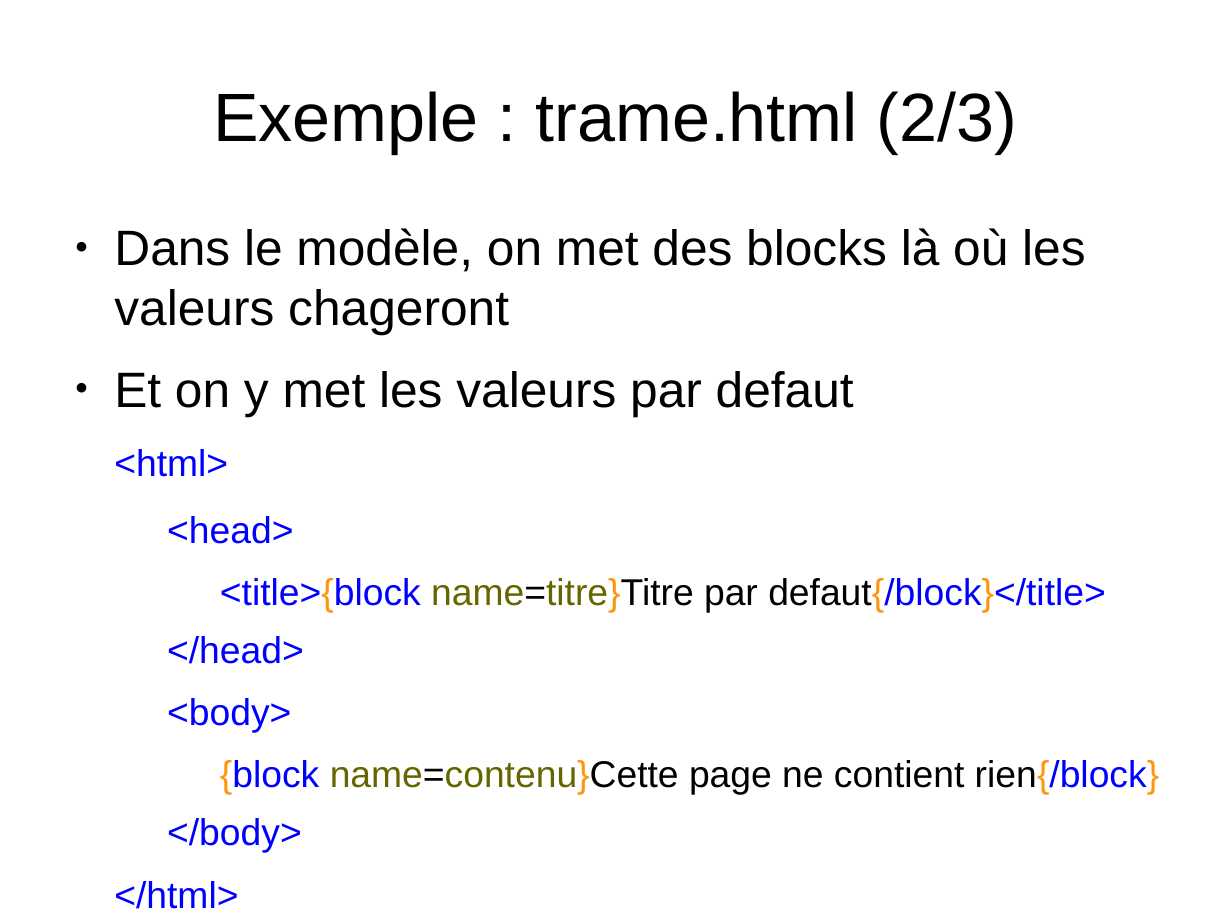
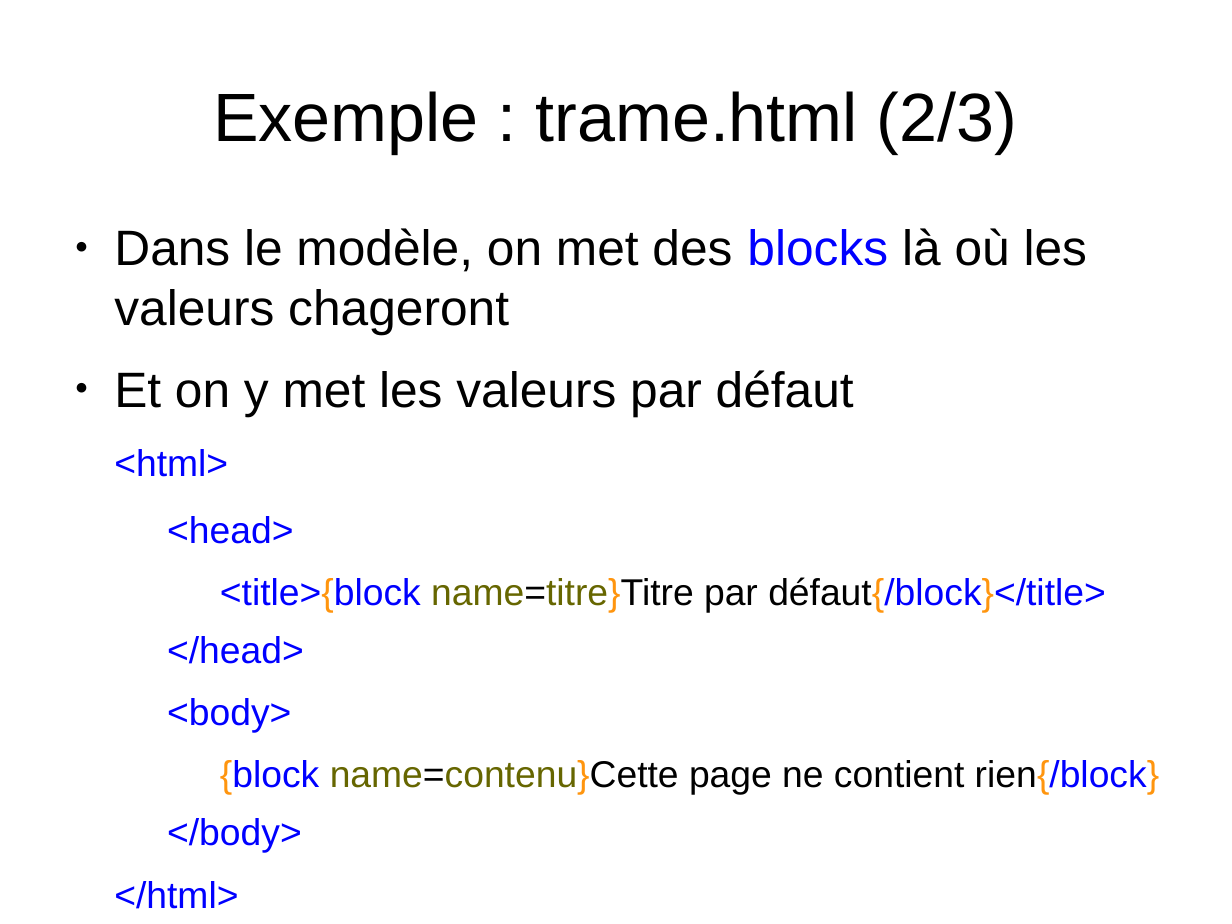
Before and after one commit to sion77/Bob-Project, a slide deck: slide 19 of docs/smarty.odp. Drawn at 1232x924 pixels with LibreOffice and Linux fonts; fonts in the diff are those of the drawing. Boxes give left, top, right and bottom in pixels: in the first picture for what was removed or moved away, otherwise in the second. Text is boxed around its words. In the diff, an @@ line names an element or a change of style, - is before the commit and + after.

```diff
--- a/docs/smarty.odp
+++ b/docs/smarty.odp
@@ text at (114,228,1087,335): text colour #000000 to #0000FF in "blocks" @@
@@ text at (114,370,854,416): text changed @@
-● Et on y met les valeurs par defaut
+● Et on y met les valeurs par défaut
@@ text at (220,577,1106,613): text changed @@
-    <title>{block name=titre}Titre par defaut{/block}</title>
+    <title>{block name=titre}Titre par défaut{/block}</title>
```
Also in this commit, not shown: 18 other slides changed.
